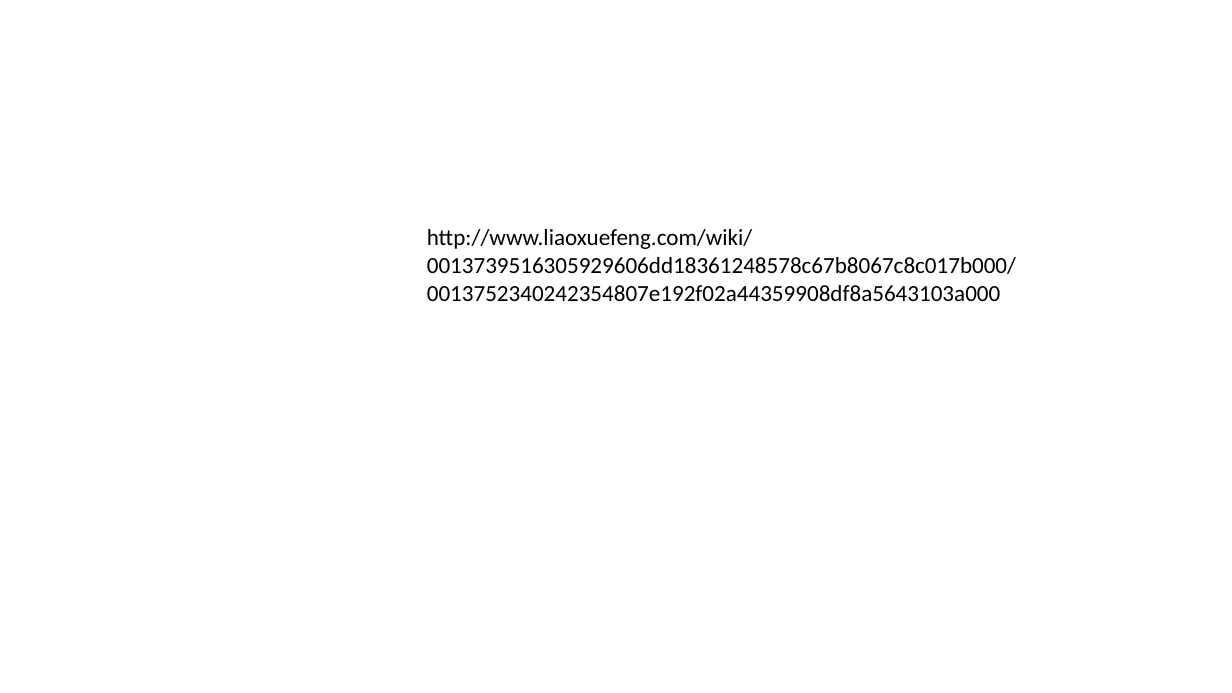
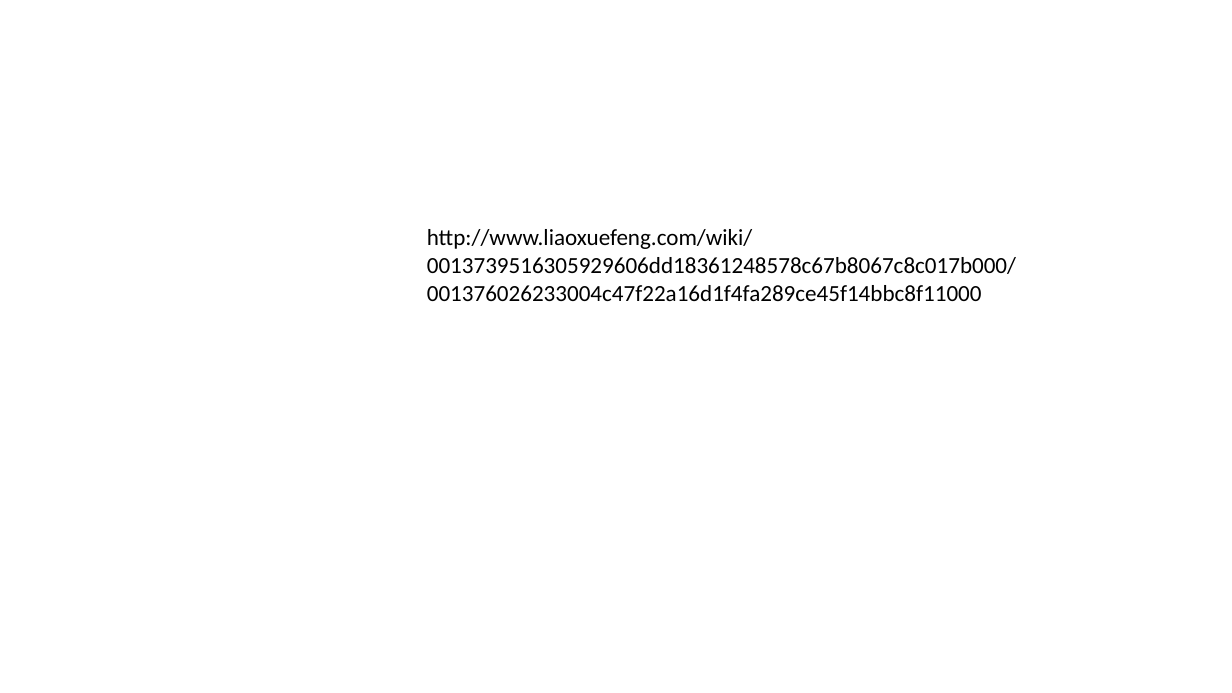
Before and after one commit to KohlZhang/GitTest, a slide deck: slide 13 of git.pptx (slide 11 before the commit). Drawn at 1232x693 pixels with LibreOffice and Linux fonts; fonts in the diff are those of the drawing. Boxes give left, top, right and bottom in pixels: in the first picture for what was removed or moved away, otherwise in the second. Text is boxed around its words. In the diff, an @@ line names an element or a change of style, - is before the commit and + after.

```diff
--- a/git.pptx
+++ b/git.pptx
@@ text at (427, 229, 1016, 301): text changed @@
-http://www.liaoxuefeng.com/wiki/0013739516305929606dd18361248578c67b8067c8c017b000/0013752340242354807e192f02a44359908df8a5643103a000
+http://www.liaoxuefeng.com/wiki/0013739516305929606dd18361248578c67b8067c8c017b000/001376026233004c47f22a16d1f4fa289ce45f14bbc8f11000
```
Also in this commit, not shown: 3 slides added, 1 slide removed.
